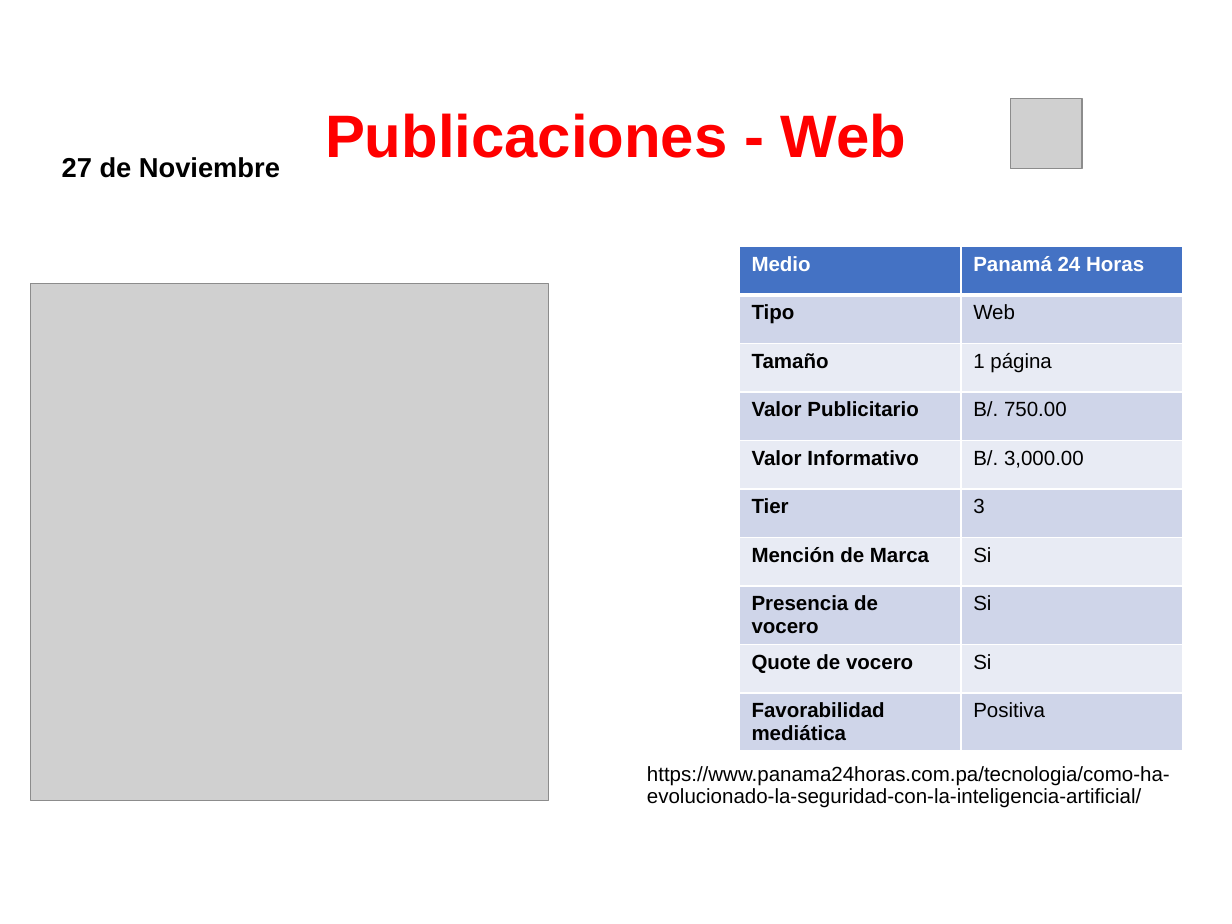
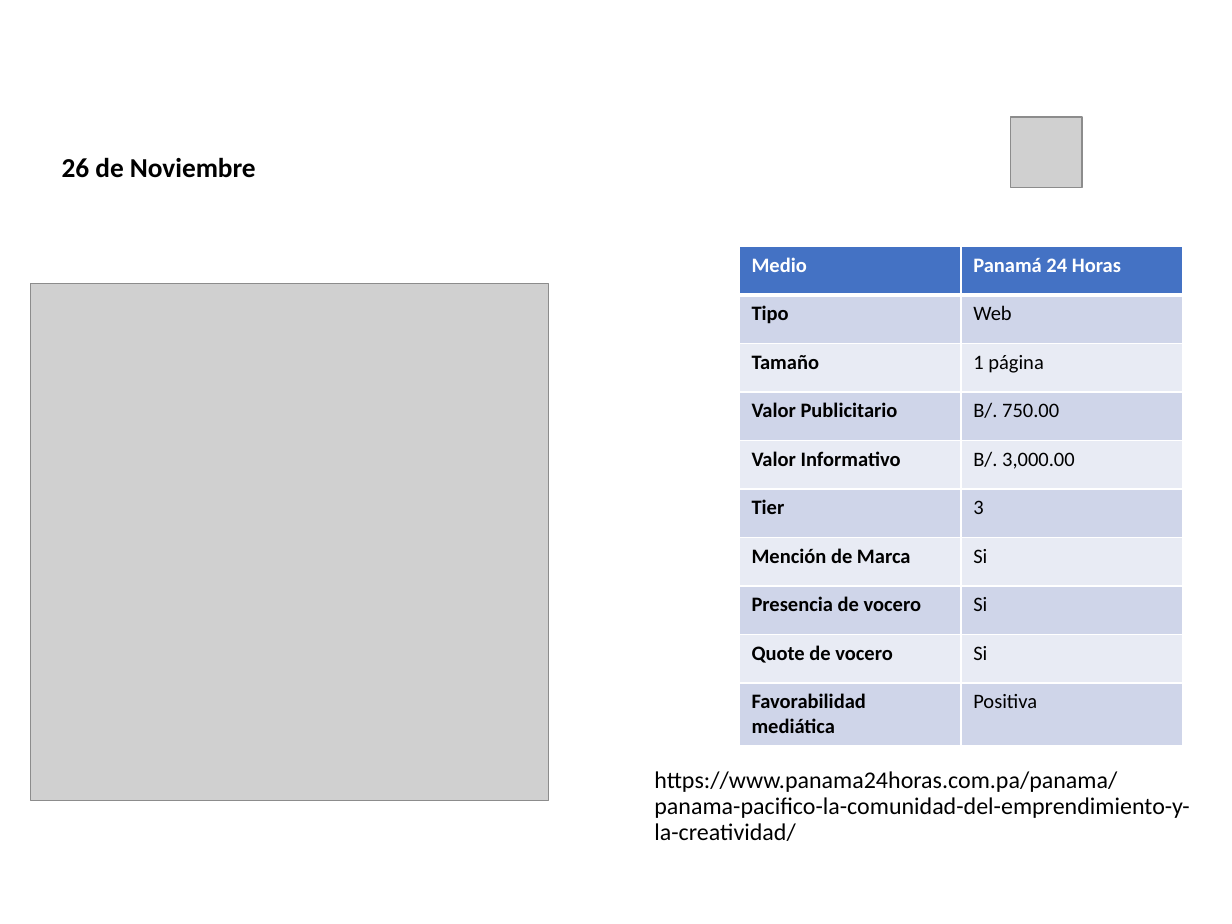
Before and after one commit to dgarci23/Report-Generator, a slide deck: slide 9 of Presentacion Terminada.pptx (slide 3 before the commit). Drawn at 1232x924 pixels with LibreOffice and Linux fonts; fonts in the diff are those of the drawing; grey boxes stand for pictures; background and template pictures are left out. Boxes give left, top, right and bottom in pixels: in the first picture for what was removed or moved away, otherwise in the second. Text is boxed around its words. In the diff, an @@ line names an element or a change of style, - is before the commit and + after.

```diff
--- a/Presentacion Terminada.pptx
+++ b/Presentacion Terminada.pptx
@@ title "Publicaciones - Web" moved from (x1=325, y1=113, x2=906, y2=158) to (x1=176, y1=2, x2=982, y2=101) @@
@@ title "Publicaciones - Web" at (x1=176, y1=2, x2=982, y2=101): font Arial to Calibri, text colour #FF0000 to #FFFFFF @@
@@ picture moved from (x1=1010, y1=99, x2=1082, y2=169) to (x1=1010, y1=117, x2=1082, y2=187) @@
@@ text at (x1=62, y1=157, x2=256, y2=178): text changed; font Arial to Calibri @@
-27 de Noviembre
+26 de Noviembre
@@ table at (x1=739, y1=246, x2=1183, y2=737) @@
@@ font Arial to Calibri @@
@@ text at (x1=654, y1=771, x2=1189, y2=841): text changed; size 12 to 14 pt; font Arial to Calibri @@
-https://www.panama24horas.com.pa/tecnologia/como-ha-evolucionado-la-seguridad-con-la-inteligencia-artificial/
+https://www.panama24horas.com.pa/panama/panama-pacifico-la-comunidad-del-emprendimiento-y-la-creatividad/
```
Also in this commit, not shown: 7 other slides changed, 15 slides added, 3 other files.
